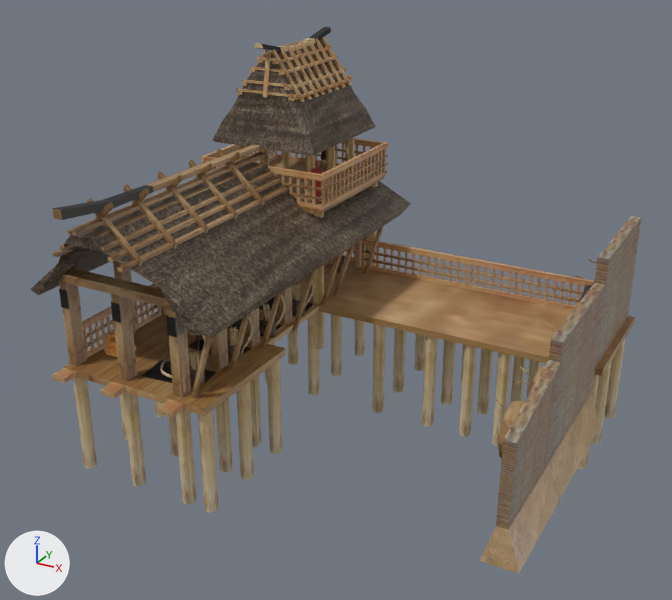
An edit to the COLLADA model art/meshes/structural/yayoi_range.dae, drawn before and after from the same camera.
Camera for both pictures: a camera (50 mm lens) standing at (18.5, -37.6, 21.8) and looking at (-1.9, -0.5, 3.3). Arrows for +X, +Y and +Z are at lower left; the lights stay in place. Where no turn or scale is listed for an object, it has been applied to the vertices.

The scene before the commit, as lines of its bpy script (objects in view):
```python
me_cylinder_012 = bpy.data.meshes.new('Cylinder.012')
me_cylinder_012.from_pydata(...)  # 5661 vertices, 7455 faces; spans x -16.1..10.9, y -11.8..10.5, z -7.2..14.8
me_cylinder_012.materials.append(mat_material_003)  # picture img_yayoi_struct_png
ob_range_003 = bpy.data.objects.new('range.003', me_cylinder_012)
ob_range_003.location = (0.0, 0.0, 0.0)
```
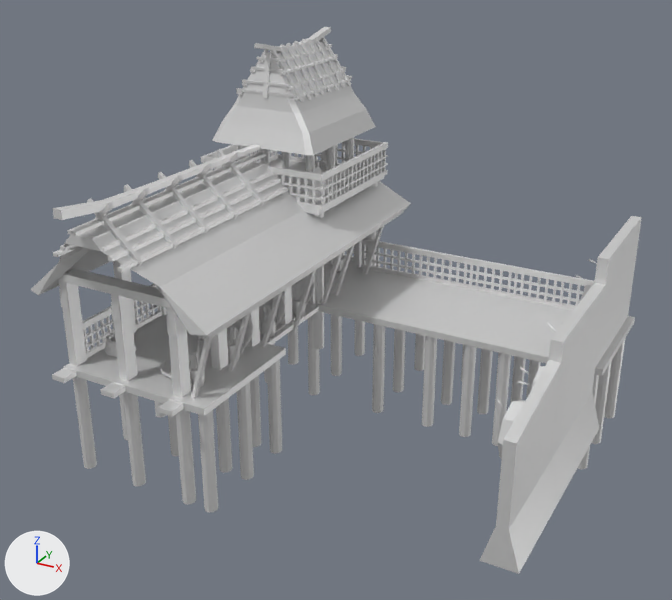
The newer file is also turned or shifted as a whole; pictures and numbers use the older file's frame.

What differs and where, as boxes [x1, y1, x2, y2] in the pictures (672 x 600 px):
'range.003', recoloured (brown to grey)
    both: [30, 27, 642, 574]

Edits to the bpy script that builds the scene:
```text
Add mat_material_003_001:
    mat_material_003_001 = principled_material('Material_003.001')
    mat_material_003_001.base_color = (0.8, 0.8, 0.8)  # white #e7e7e7
    mat_material_003_001.metallic = 0.5
Change me_cylinder_012:
    where me_cylinder_012.from_pydata(...)  # 5661 vertices, 7455 faces; spans x -16.1..10.9, y -11.8..10.5, z -7.2..14.8
    remove me_cylinder_012.materials.append(mat_material_003)  # picture img_yayoi_struct_png
    add me_cylinder_012.materials.append(mat_material_003_001)  # white #e7e7e7
```
